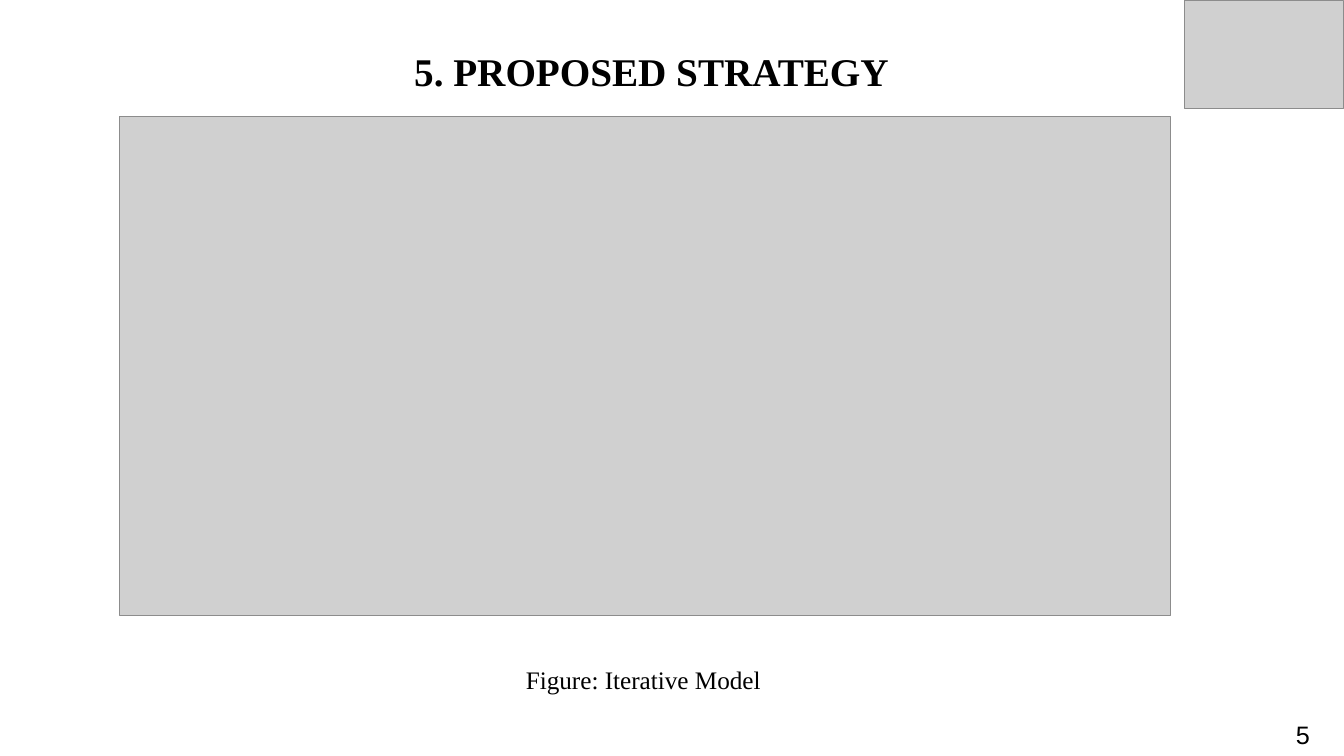
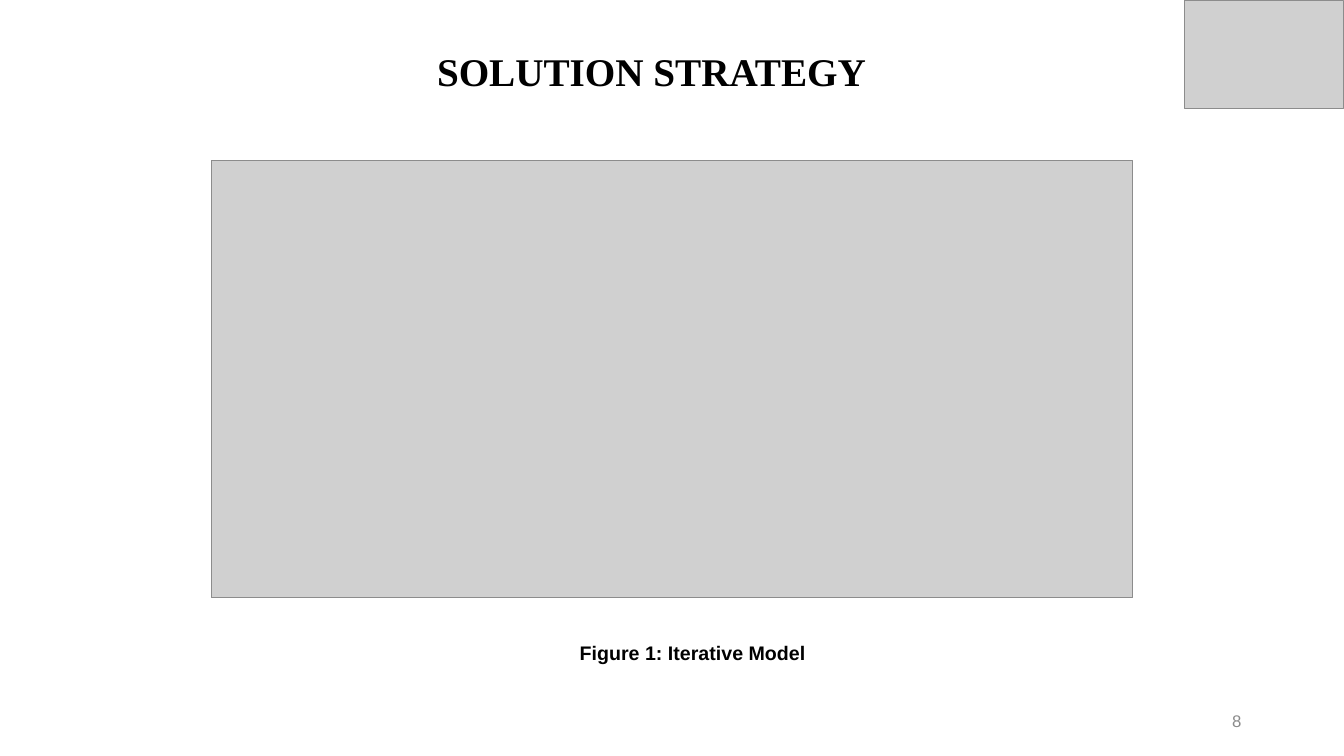
Before and after one commit to Hariomsmit/TransSummarize, a slide deck: slide 8 of MINI_PROJECT.pptx (slide 7 before the commit). Drawn at 1344x756 pixels with LibreOffice and Linux fonts; fonts in the diff are those of the drawing; grey boxes stand for pictures. Boxes give left, top, right and bottom in pixels: in the first picture for what was removed or moved away, otherwise in the second. Text is boxed around its words. In the diff, an @@ line names an element or a change of style, - is before the commit and + after.

```diff
--- a/MINI_PROJECT.pptx
+++ b/MINI_PROJECT.pptx
@@ title at (437,60,866,87): text changed @@
-5. PROPOSED STRATEGY
+SOLUTION STRATEGY
@@ picture: place and size @@
-picture at (119,117,1171,615)
+picture at (211,160,1133,598)
@@ text at (580,645,806,664): text changed; size 18 to 14 pt; font Times New Roman to Arial; bold on @@
-Figure: Iterative Model
+Figure 1: Iterative Model
@@ page number added at (1232,715,1241,727), 12 pt, text #8B8B8B @@
+8
@@ text removed at (1296,726,1310,745) @@
-5
```
Also in this commit, not shown: 8 other slides changed, 5 slides added, 1 slide removed, 11 other files.
